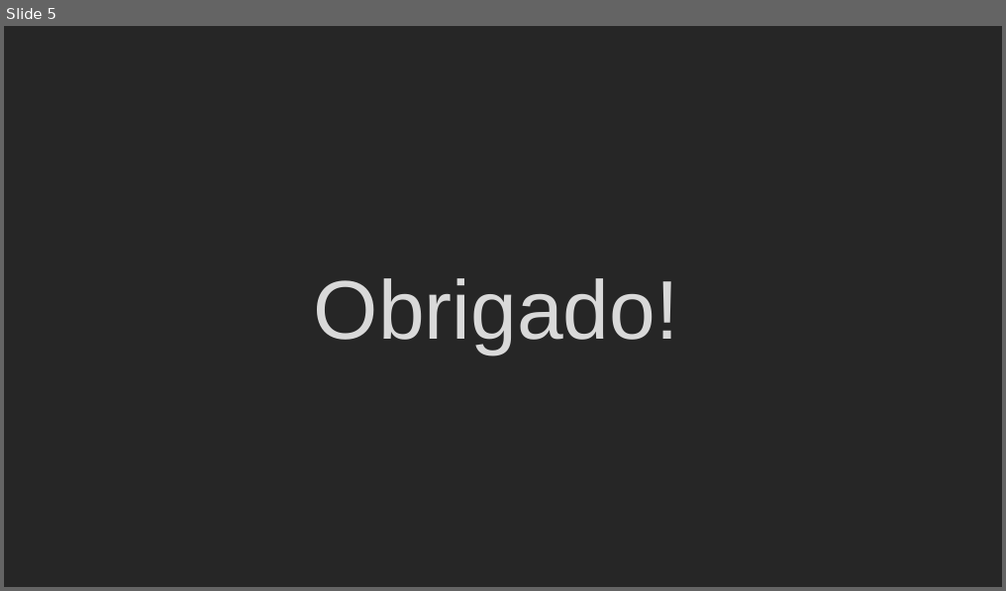
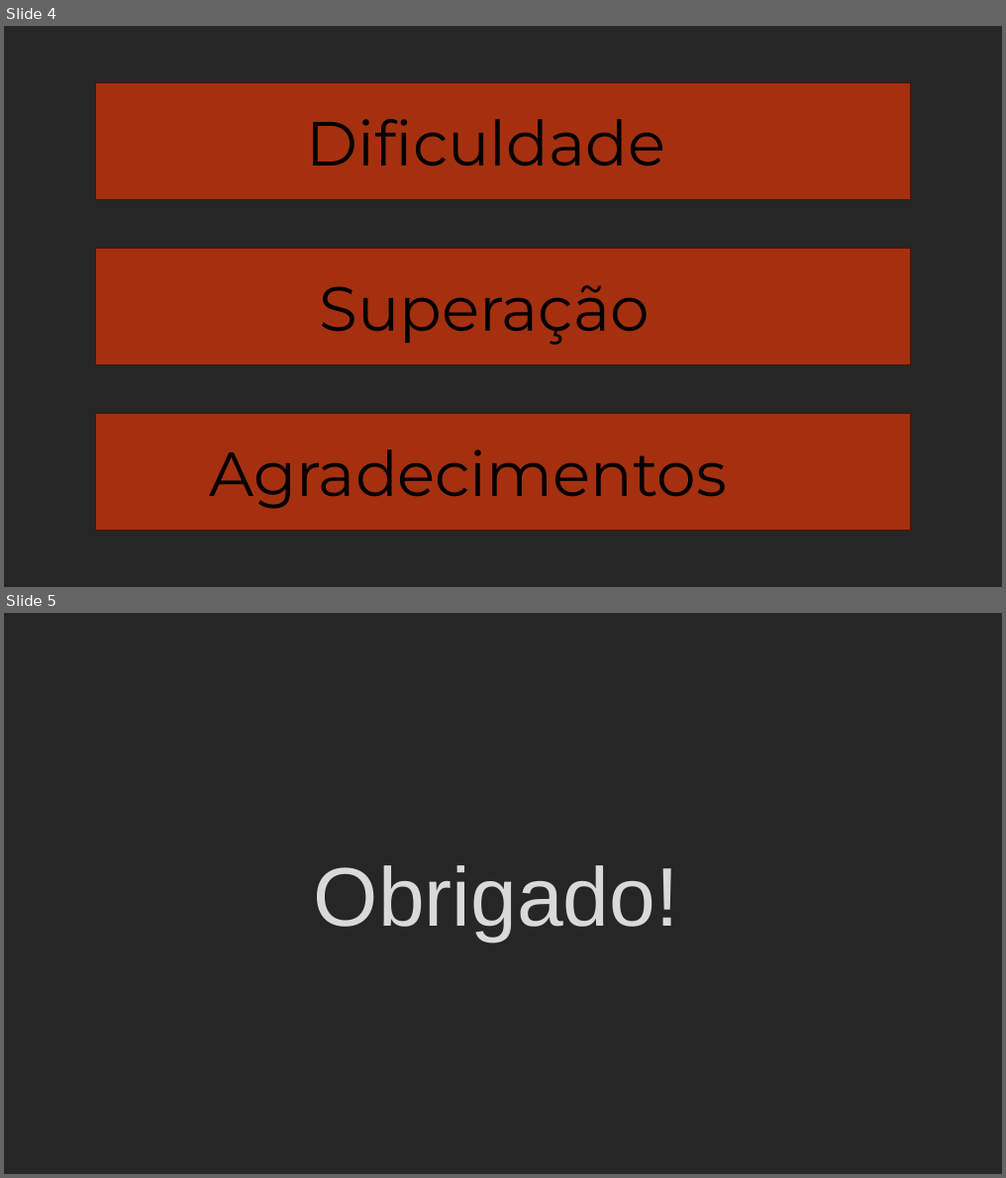
Before and after one commit to morgado26/Projeto_Individual, a slide deck: documentos/apresentação.pptx. Shown one above the other, each under a label of ours: slide 5 before the commit, slides 4 and 5 after it. The pictures are 1006x591 and 1006x1178 pixels, drawn with LibreOffice and Linux fonts; fonts in the diff are those of the drawing. Boxes give left, top, right and bottom in pixels: in the first picture for what was removed or moved away, otherwise in the second. Text is boxed around its words. In the diff, an @@ line names an element or a change of style, - is before the commit and + after.

```diff
--- a/documentos/apresentação.pptx
+++ b/documentos/apresentação.pptx
@@ slide 4 added at box(4, 26, 1002, 587), background #000000 at 85% opacity @@
@@ rectangle added at box(96, 82, 911, 200), fill #A5300F, outline #481507 1 pt @@
@@ text added at box(307, 119, 666, 167), 60 pt, text #000000 @@
+Dificuldade
@@ rectangle added at box(96, 249, 911, 366), fill #A5300F, outline #481507 1 pt @@
@@ text added at box(319, 285, 649, 345), 60 pt, text #000000 @@
+Superação
@@ rectangle added at box(96, 414, 911, 531), fill #A5300F, outline #481507 1 pt @@
@@ text added at box(210, 450, 728, 509), 60 pt, text #000000 @@
+Agradecimentos
```
Also in this commit, not shown: 1 slide removed, 3 other files.
